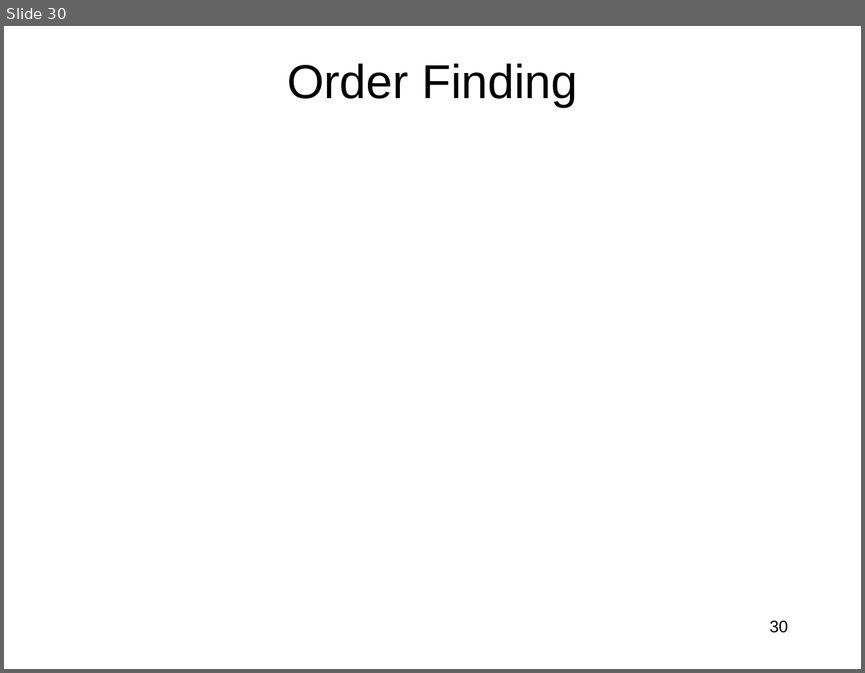
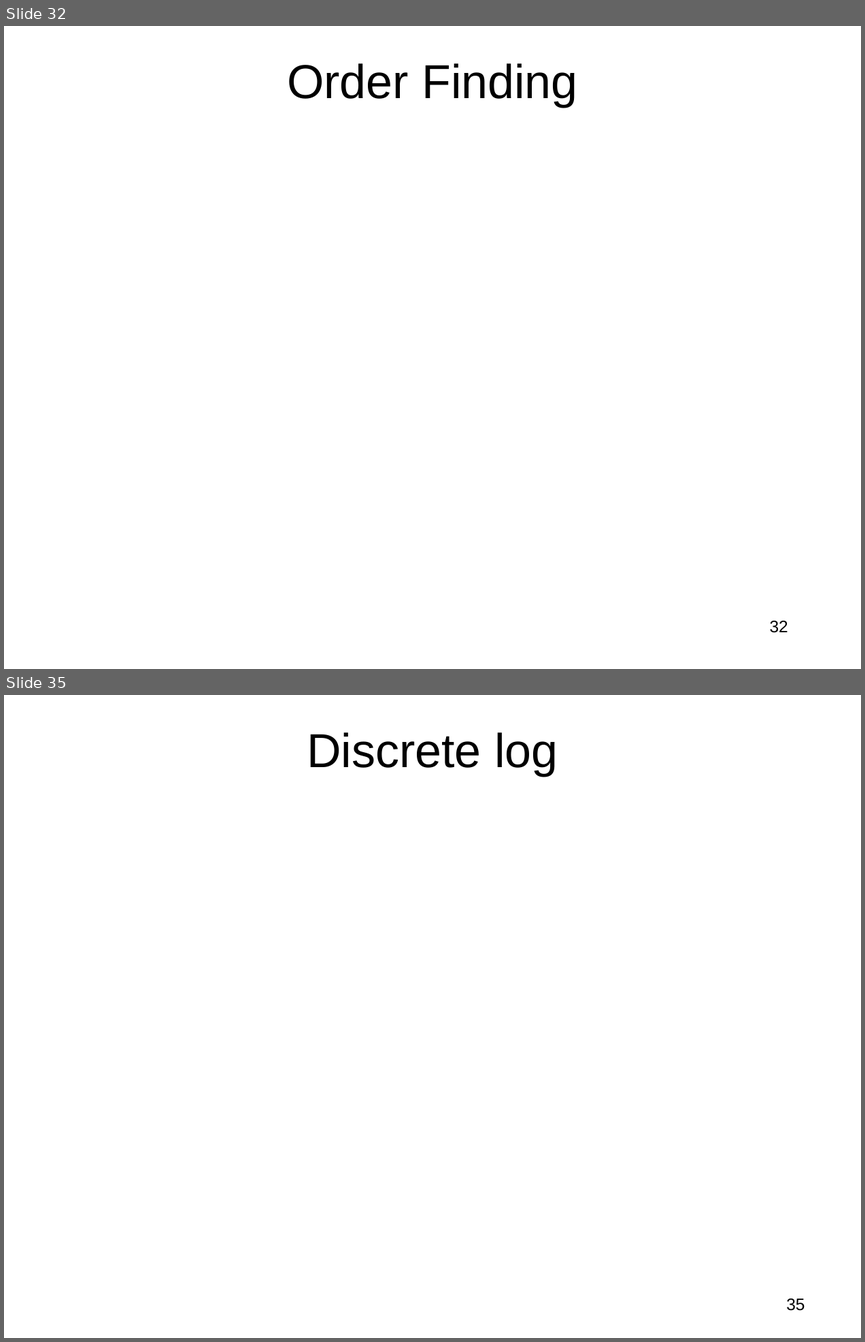
Before and after one commit to jlmucb/class_notes, a slide deck: BerkeleyClass/CS290Spring2013/Lectures/QC.pptx. Shown one above the other, each under a label of ours: slide 30 before the commit, slides 32 and 35 after it; the slides between them are not shown. The pictures are 865x673 and 865x1342 pixels, drawn with LibreOffice and Linux fonts; fonts in the diff are those of the drawing; grey boxes stand for pictures. Boxes give left, top, right and bottom in pixels: in the first picture for what was removed or moved away, otherwise in the second. Text is boxed around its words. In the diff, an @@ line names an element or a change of style, - is before the commit and + after.

```diff
--- a/BerkeleyClass/CS290Spring2013/Lectures/QC.pptx
+++ b/BerkeleyClass/CS290Spring2013/Lectures/QC.pptx
@@ slide 35 added at bbox=[4, 695, 861, 1338], background #FFFFFF @@
@@ title added at bbox=[307, 732, 558, 776], 40 pt, text #000000 @@
+Discrete log
@@ page number added at bbox=[786, 1298, 804, 1310], 14 pt, text #000000 @@
+35
@@ what was slide 30 is now slide 32 @@
@@ page number at bbox=[770, 620, 788, 633]: text changed @@
-30
+32
```
Also in this commit, not shown: 6 slides changed, 2 other slides added.
